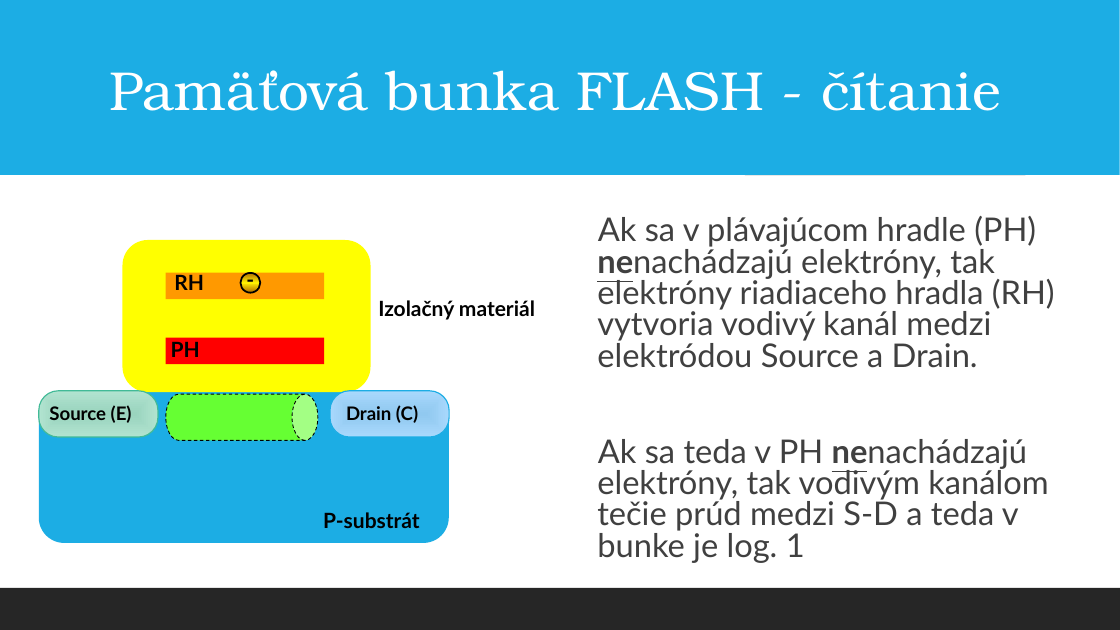
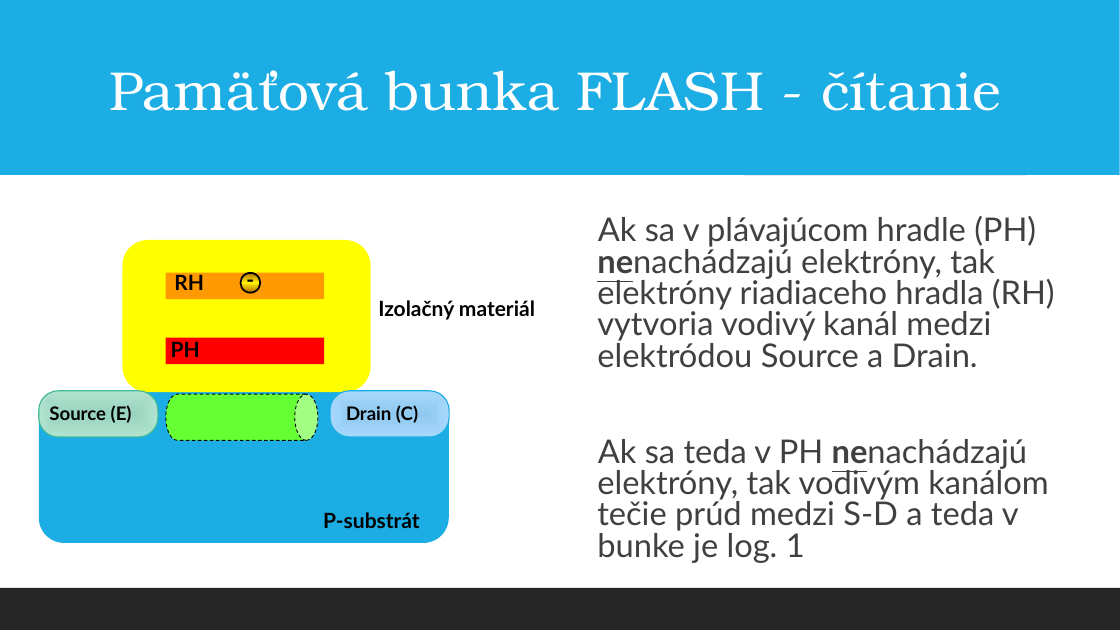
Before and after one commit to Matejejko/Skola, a slide deck: slide 13 of skola/Základy IKT systémov - hardware (ZIH)/Elektronické pamäte 11.2.ppt (slide 14 before the commit). Drawn at 1120x630 pixels with LibreOffice and Linux fonts; fonts in the diff are those of the drawing. Boxes give left, top, right and bottom in pixels: in the first picture for what was removed or moved away, otherwise in the second. Text is boxed around its words. In the diff, an @@ line names an element or a change of style, - is before the commit and + after.

```diff
--- a/skola/Základy IKT systémov - hardware (ZIH)/Elektronické pamäte 11.2.ppt
+++ b/skola/Základy IKT systémov - hardware (ZIH)/Elektronické pamäte 11.2.ppt
@@ cylinder at <box>165,394,317,440</box>: proportions changed @@
```
Also in this commit, not shown: 10 other slides changed, 1 slide removed.
